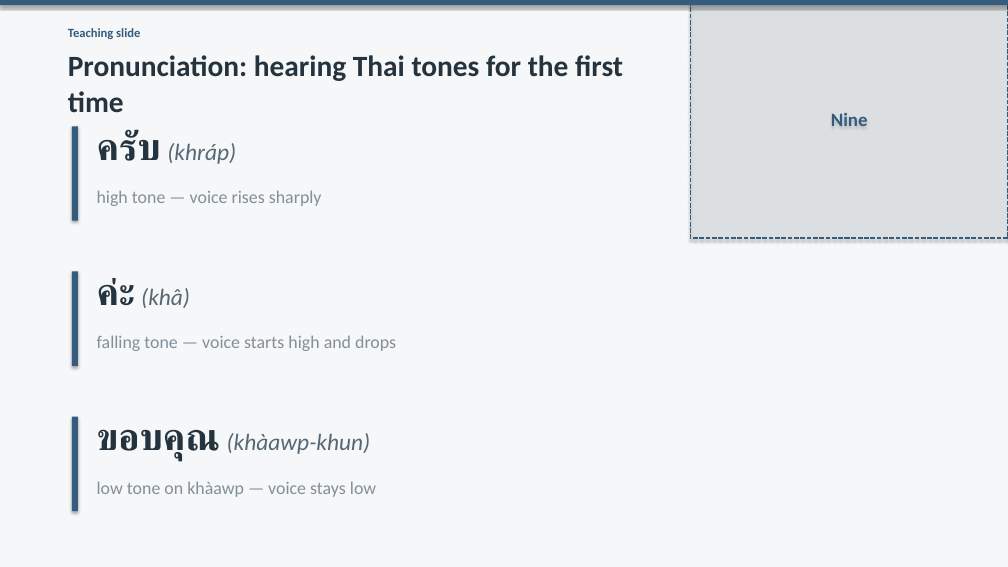
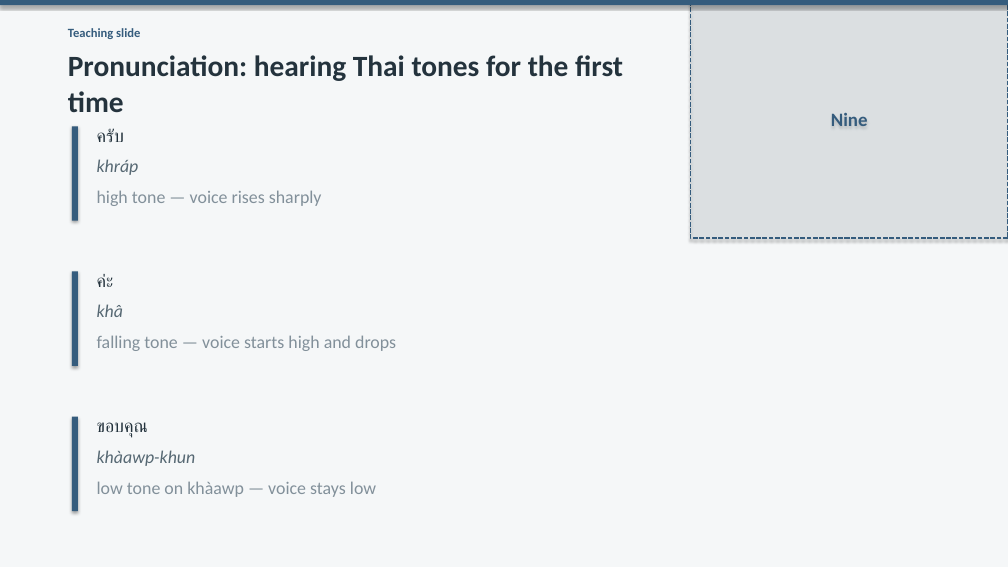
Before and after one commit to OTFTCS/thai-nine, a slide deck: slide 7 of course/modules/M01/L001/M01-L001-canva-deck.pptx. Drawn at 1008x567 pixels with LibreOffice and Linux fonts; fonts in the diff are those of the drawing. Boxes give left, top, right and bottom in pixels: in the first picture for what was removed or moved away, otherwise in the second. Text is boxed around its words. In the diff, an @@ line names an element or a change of style, - is before the commit and + after.

```diff
--- a/course/modules/M01/L001/M01-L001-canva-deck.pptx
+++ b/course/modules/M01/L001/M01-L001-canva-deck.pptx
@@ text at box(97, 129, 124, 142): text changed; size 22.3 to 17 pt; text colour #566873 to #24333D; italic off @@
-ครับ (khráp)
+ครับ
@@ text added at box(97, 159, 139, 175), 17 pt, text #566873, italic @@
+khráp
@@ text at box(97, 274, 114, 287): text changed; size 22.3 to 17 pt; text colour #566873 to #24333D; italic off @@
-ค่ะ (khâ)
+ค่ะ
@@ text added at box(97, 304, 123, 317), 17 pt, text #566873, italic @@
+khâ
@@ text at box(97, 422, 148, 438): text changed; size 22.3 to 17 pt; text colour #566873 to #24333D; italic off @@
-ขอบคุณ (khàawp-khun)
+ขอบคุณ
@@ text added at box(97, 450, 196, 466), 17 pt, text #566873, italic @@
+khàawp-khun
```
Also in this commit, not shown: 5 other slides changed, 3 other files.
